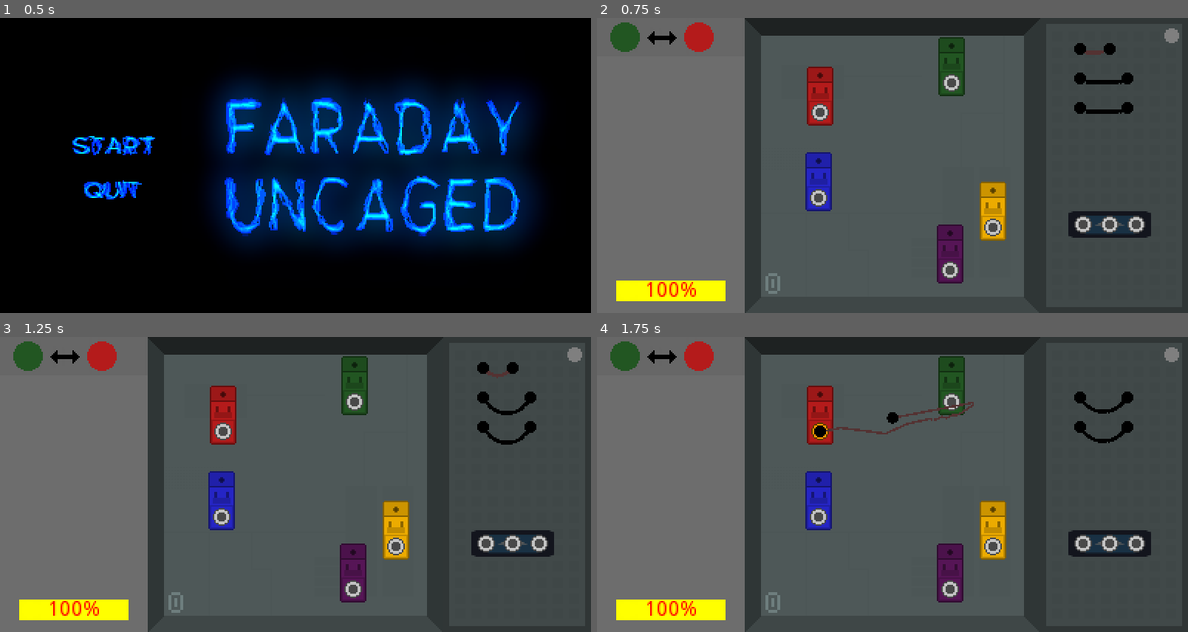
Above: before the commit, frames 1-4 (two rows, left to right).
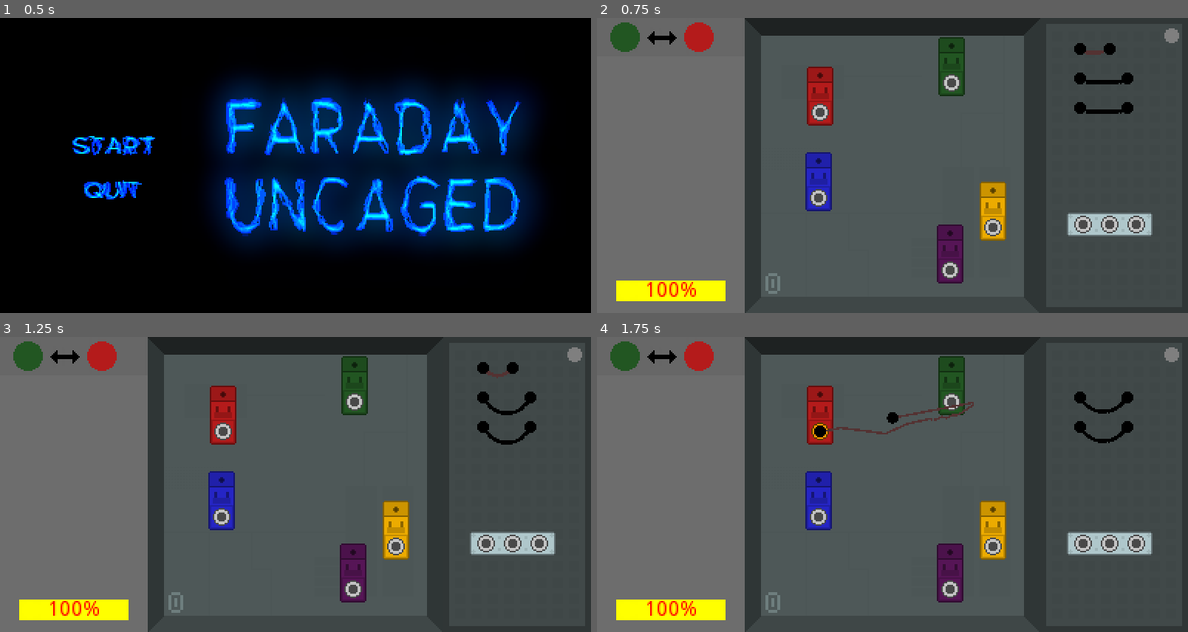
Above: after the commit, the same moments.

Repository: leogeier/faraday-uncaged
Game: Godot game, scene res://scenes/main/main.tscn
The game is run twice, just before and just after one commit, with the same random seed, the same clock (stepped at 60 frames per second) and the same inputs. The engine's default icon, where the game draws it, is replaced by a stand-in: a white triangle on a blue panel in a dark square.
Inputs (mouse positions are in pixels of both pictures, inside the frame that each line leads up to):
- Up to frame 1 (0.5 s): no input
- Up to frame 2 (0.75 s): click (709, 147) at 0.5 s
- Up to frame 3 (1.25 s): no input
- Up to frame 4 (1.75 s): drag from (1081, 366) to (821, 431) at 1.27 s

Frame 1 is identical in both runs. In frame 2, 0.9% of the frame differs, in the area x 79-94%, y 65-75%; in frame 3, 0.9%; in frame 4, 0.9%.

Commit message:
hub textures

Diff:
--- a/game/scenes/hub/hub2.tscn
+++ b/game/scenes/hub/hub2.tscn
@@ -2,7 +2,7 @@
 
 [ext_resource path="res://scenes/port/port.tscn" type="PackedScene" id=1]
 [ext_resource path="res://scenes/hub/hub.gd" type="Script" id=2]
-[ext_resource path="res://icon.png" type="Texture" id=3]
+[ext_resource path="res://scenes/hub/hub_2.png" type="Texture" id=3]
 
 [sub_resource type="RectangleShape2D" id=1]
 extents = Vector2( 19, 10 )
@@ -11,8 +11,7 @@
 script = ExtResource( 2 )
 
 [node name="Icon" type="Sprite" parent="."]
-modulate = Color( 0.356863, 0.356863, 0.356863, 1 )
-scale = Vector2( 0.5625, 0.28125 )
+modulate = Color( 0.690196, 0.784314, 0.8, 1 )
 texture = ExtResource( 3 )
 
 [node name="Ports" type="Node2D" parent="."]
--- a/game/scenes/hub/hub3.tscn
+++ b/game/scenes/hub/hub3.tscn
@@ -2,7 +2,7 @@
 
 [ext_resource path="res://scenes/port/port.tscn" type="PackedScene" id=1]
 [ext_resource path="res://scenes/hub/hub.gd" type="Script" id=2]
-[ext_resource path="res://icon.png" type="Texture" id=3]
+[ext_resource path="res://scenes/hub/hub_3.png" type="Texture" id=3]
 
 [sub_resource type="RectangleShape2D" id=1]
 extents = Vector2( 29, 10 )
@@ -11,8 +11,7 @@
 script = ExtResource( 2 )
 
 [node name="Icon" type="Sprite" parent="."]
-modulate = Color( 0.356863, 0.356863, 0.356863, 1 )
-scale = Vector2( 0.875, 0.28125 )
+modulate = Color( 0.690196, 0.784314, 0.8, 1 )
 texture = ExtResource( 3 )
 
 [node name="Ports" type="Node2D" parent="."]
--- a/game/scenes/hub/hub4.tscn
+++ b/game/scenes/hub/hub4.tscn
@@ -2,7 +2,7 @@
 
 [ext_resource path="res://scenes/port/port.tscn" type="PackedScene" id=1]
 [ext_resource path="res://scenes/hub/hub.gd" type="Script" id=2]
-[ext_resource path="res://icon.png" type="Texture" id=3]
+[ext_resource path="res://scenes/hub/hub_4.png" type="Texture" id=3]
 
 [sub_resource type="RectangleShape2D" id=1]
 extents = Vector2( 37, 10 )
@@ -11,8 +11,7 @@
 script = ExtResource( 2 )
 
 [node name="Icon" type="Sprite" parent="."]
-modulate = Color( 0.356863, 0.356863, 0.356863, 1 )
-scale = Vector2( 1.125, 0.28125 )
+modulate = Color( 0.690196, 0.784314, 0.8, 1 )
 texture = ExtResource( 3 )
 
 [node name="Ports" type="Node2D" parent="."]
Binary file added: game/scenes/hub/hub_2.png
Not shown, added: game/scenes/hub/hub_2.png.import
Binary file added: game/scenes/hub/hub_3.png
Not shown, added: game/scenes/hub/hub_3.png.import
Binary file added: game/scenes/hub/hub_4.png
Not shown, added: game/scenes/hub/hub_4.png.import
Not shown, added: assets/hub_2.xcf
Not shown, added: assets/hub_3.xcf
Not shown, added: assets/hub_4.xcf
